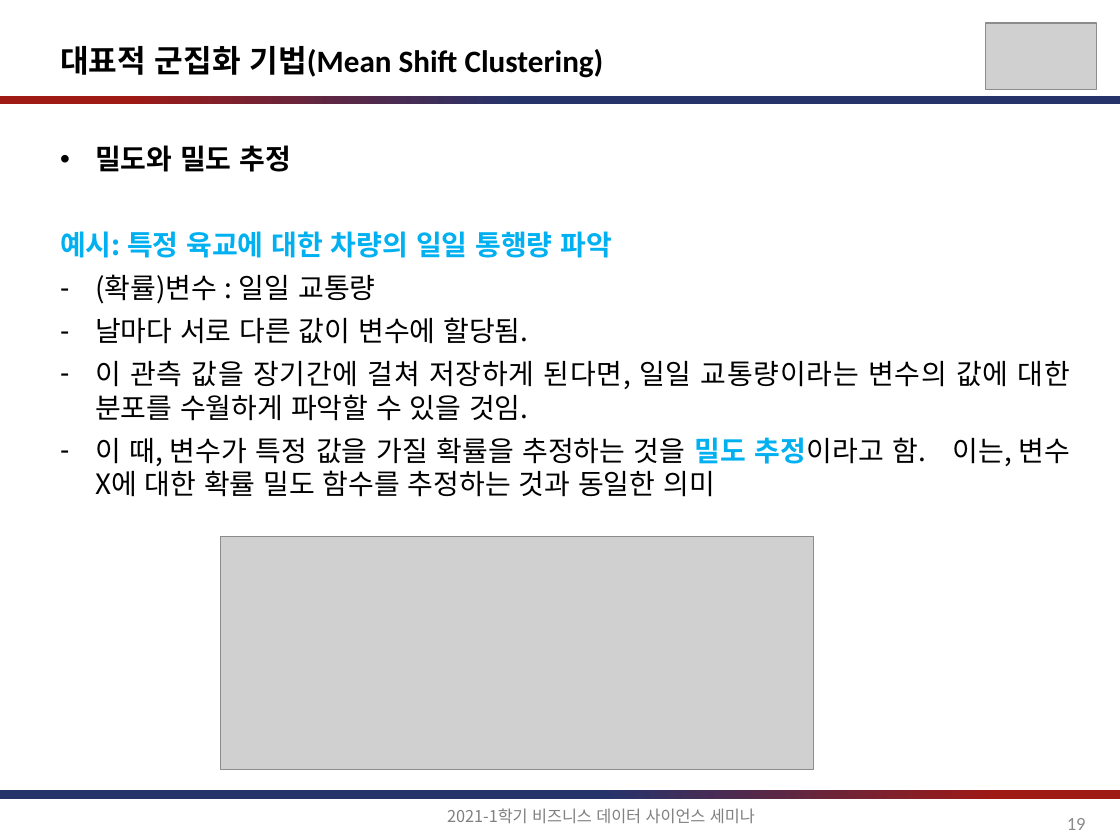
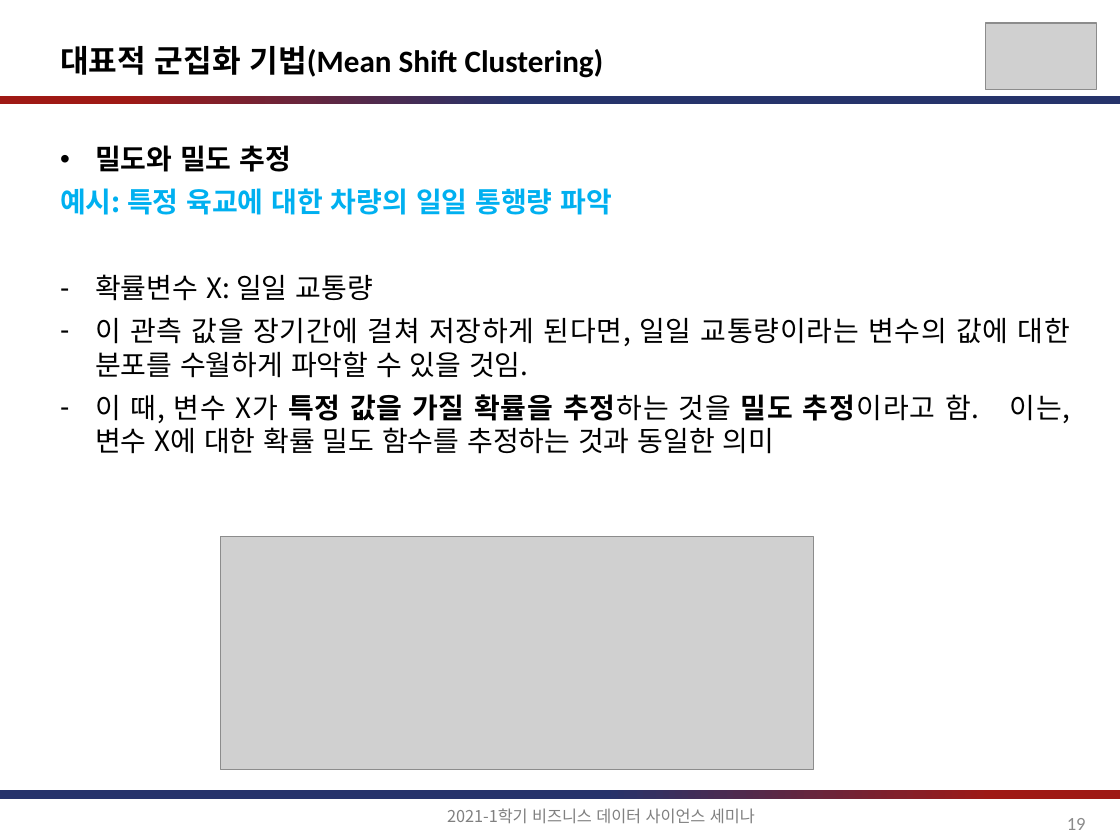
Before and after one commit to jihoahn9303/Seminar_For_Business_DS, a slide deck: slide 19 of document/비즈니스를_위한_데이터과학_6장.pptx. Drawn at 1120x840 pixels with LibreOffice and Linux fonts; fonts in the diff are those of the drawing; grey boxes stand for pictures. Boxes give left, top, right and bottom in pixels: in the first picture for what was removed or moved away, otherwise in the second. Text is boxed around its words. In the diff, an @@ line names an element or a change of style, - is before the commit and + after.

```diff
--- a/document/비즈니스를_위한_데이터과학_6장.pptx
+++ b/document/비즈니스를_위한_데이터과학_6장.pptx
@@ text at [95,274,372,301]: text changed @@
-– (확률)변수 : 일일 교통량
-– 날마다 서로 다른 값이 변수에 할당됨.
+– 확률변수 X: 일일 교통량
@@ text at [95,394,1070,454]: text changed @@
-– 이 때, 변수가 특정 값을 가질 확률을 추정하는 것을 밀도 추정이라고 함. 이는, 변수 X에 대한 확률 밀도 함수를 추정하는 것과 동일한 의미
+– 이 때, 변수 X가 특정 값을 가질 확률을 추정하는 것을 밀도 추정이라고 함. 이는, 변수 X에 대한 확률 밀도 함수를 추정하는 것과 동일한 의미
```
Also in this commit, not shown: 25 other slides changed.
